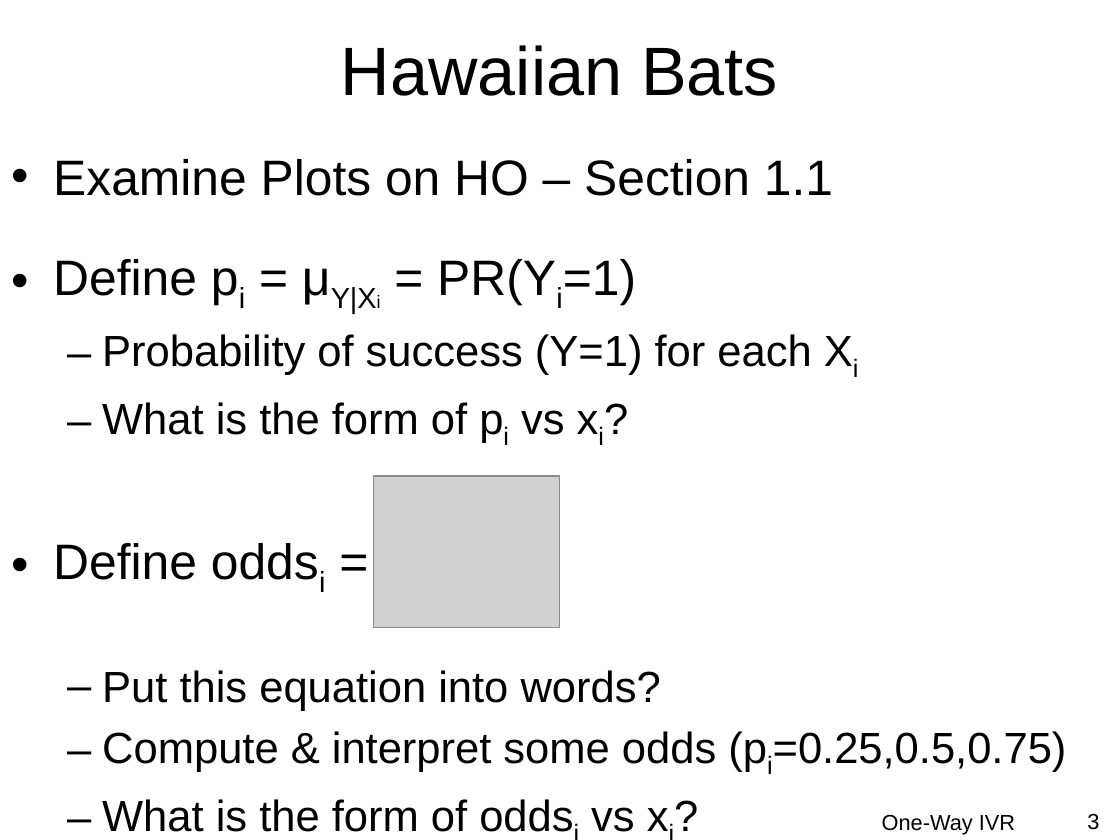
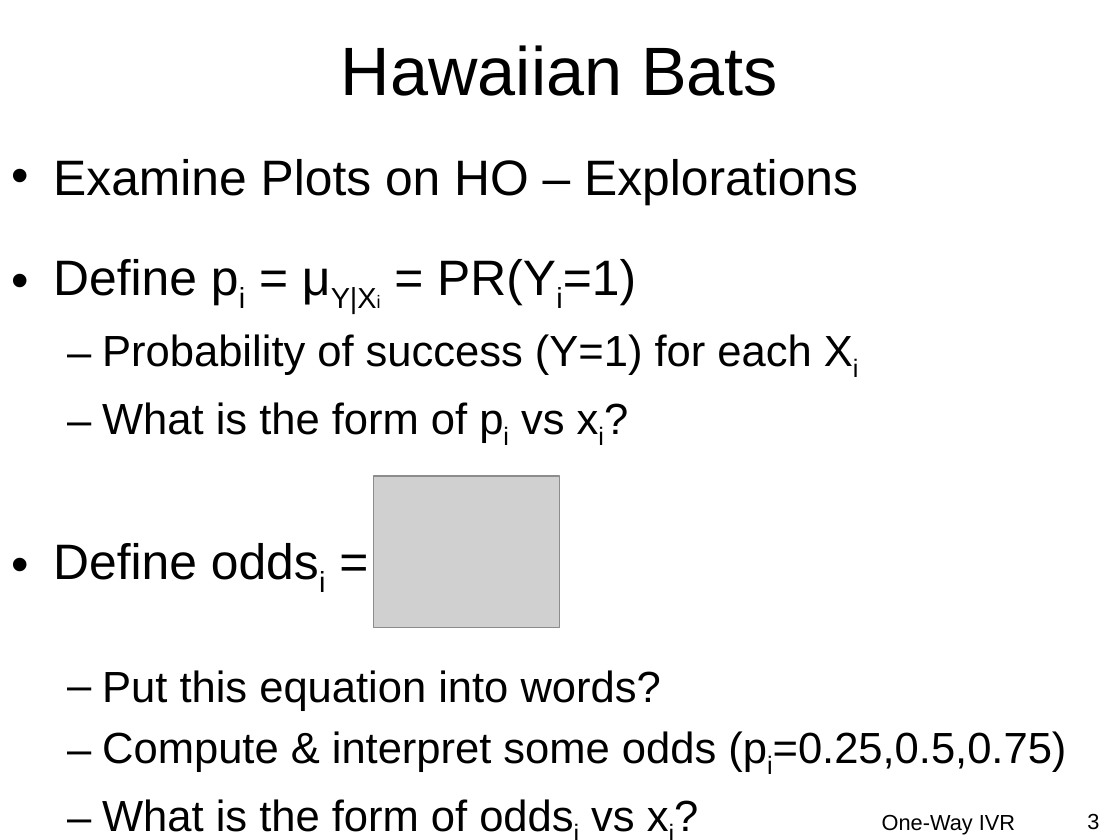
Before and after one commit to droglenc/NCMTH207, a slide deck: slide 3 of modules/LogisticRegression/PPT.pptx. Drawn at 1120x840 pixels with LibreOffice and Linux fonts; fonts in the diff are those of the drawing; grey boxes stand for pictures; background and template pictures are left out. Boxes give left, top, right and bottom in pixels: in the first picture for what was removed or moved away, otherwise in the second. Text is boxed around its words. In the diff, an @@ line names an element or a change of style, - is before the commit and + after.

```diff
--- a/modules/LogisticRegression/PPT.pptx
+++ b/modules/LogisticRegression/PPT.pptx
@@ text at bbox=[53, 159, 858, 205]: text changed @@
-• Examine Plots on HO – Section 1.1
+• Examine Plots on HO – Explorations
```
Also in this commit, not shown: 7 other slides changed, 12 other files.
